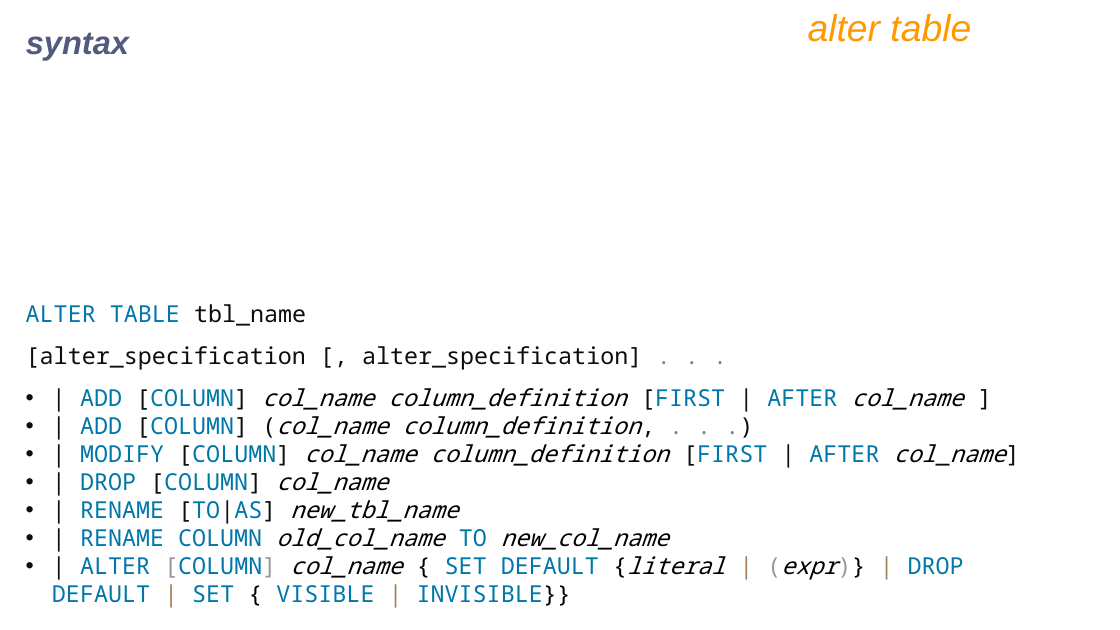
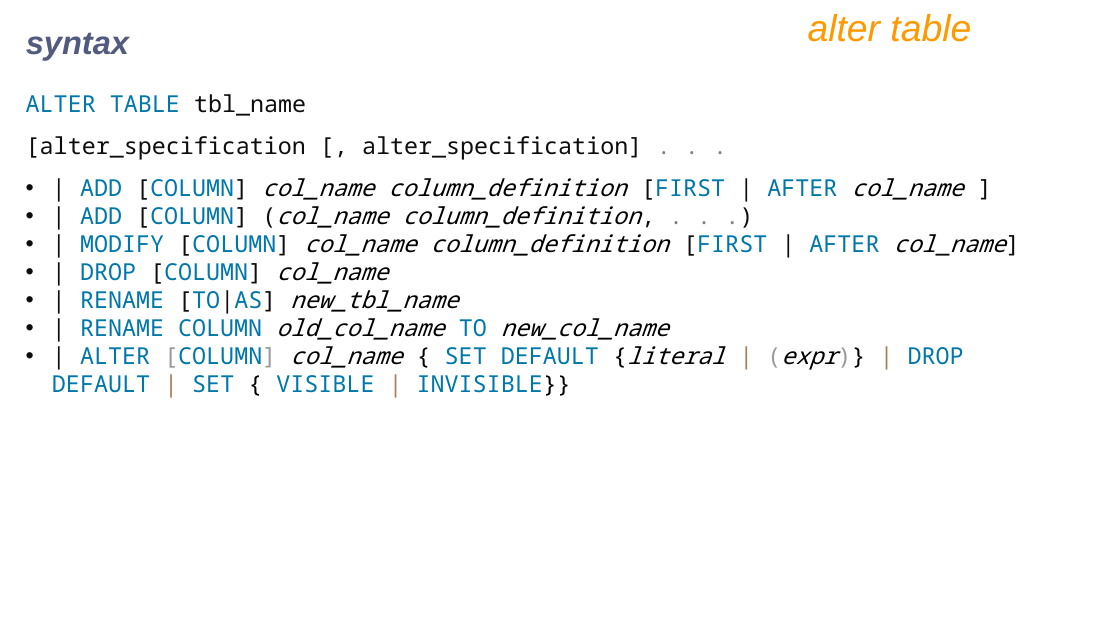
Before and after one commit to Nilesh-Parit/DBT, a slide deck: slide 83 of IET MySQL PPT Ver9.pptx. Drawn at 1120x630 pixels with LibreOffice and Linux fonts; fonts in the diff are those of the drawing. Boxes give left, top, right and bottom in pixels: in the first picture for what was removed or moved away, otherwise in the second. Text is boxed around its words. In the diff, an @@ line names an element or a change of style, - is before the commit and + after.

```diff
--- a/IET MySQL PPT Ver9.pptx
+++ b/IET MySQL PPT Ver9.pptx
@@ text "ALTER TABLE tbl_name": place and size @@
-text "ALTER TABLE tbl_name" at (26, 304, 1006, 580)
+text "ALTER TABLE tbl_name" at (26, 94, 1006, 370)
```
Also in this commit, not shown: 3 other slides changed, 28 slides added.
